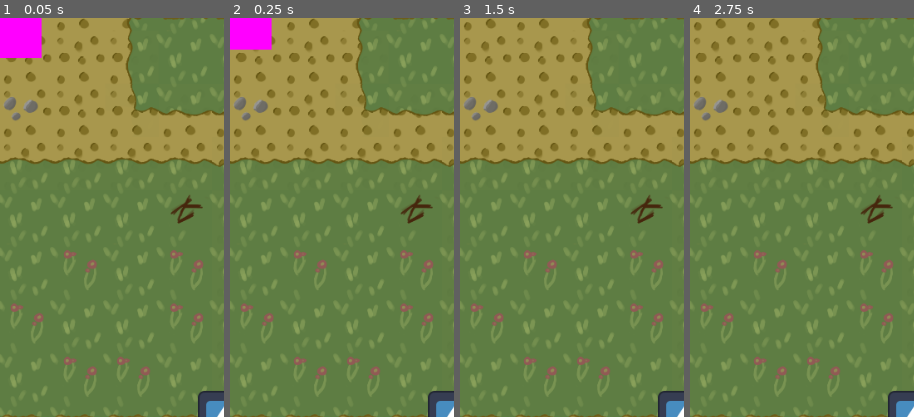
Above: before the commit, frames 1-4 (left to right).
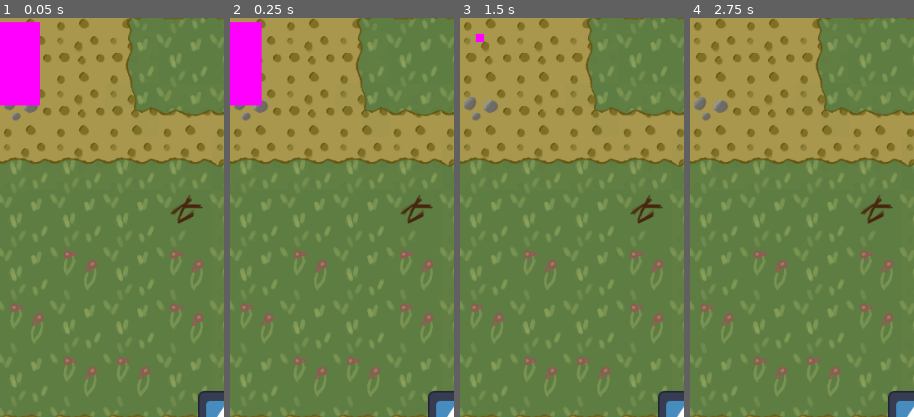
Above: after the commit, the same moments.

Repository: Solidwave/snowdragon
Game: Godot game, scene res://Scenes/Main/Main.tscn
Same seed, same stepped clock (60 frames per second), same inputs: the game is played once before the commit and once after it. The engine's default icon, where the game draws it, is replaced by a stand-in: a white triangle on a blue panel in a dark square.
Inputs (mouse positions are % of the whole screen's width and height, from its top left):
- Up to frame 1 (0.05 s): no input
- Up to frame 2 (0.25 s): no input
- Up to frame 3 (1.5 s): click (50, 79) at 0.5 s; click (50, 79) at 1.25 s
- Up to frame 4 (2.75 s): click (50, 79) at 2 s
The pictures show only the part of the screen within x 0-50%, y 0-50%; the shares and areas given below are measured in that part.

The runs differ from the first frame. In frame 1, 2.4% of the frame differs, in the area x 0-19%, y 0-23%; in frame 2, 2.6%; in frame 3, less than 0.1%; in frame 4, nothing differs.

Commit message:
feat  :enemy  hitbox connected to weapon's

Diff:
--- a/Scenes/Enemy/Enemy.tscn
+++ b/Scenes/Enemy/Enemy.tscn
@@ -29,8 +29,10 @@
 shape = SubResource("RectangleShape2D_nh12v")
 
 [node name="HealthComponent" parent="." instance=ExtResource("5_851v2")]
+maxHealth = 40
 
-[node name="HitboxComponent" parent="." groups=["Enemy"] instance=ExtResource("6_dhfle")]
+[node name="HitboxComponent" parent="." node_paths=PackedStringArray("health_component") groups=["Enemy"] instance=ExtResource("6_dhfle")]
+health_component = NodePath("../HealthComponent")
 
 [node name="CollisionShape2D2" type="CollisionShape2D" parent="HitboxComponent"]
 position = Vector2(0.0999996, -5.72204e-07)
--- a/Scenes/HitboxComponent/HitBoxComponent.gd
+++ b/Scenes/HitboxComponent/HitBoxComponent.gd
@@ -5,5 +5,7 @@
 @export var health_component : HealthComponent
 
 func damage(attack: Attack):
+	print('gotme')
 	if health_component:
+		print('gotme')
 		health_component.damage(attack)
--- a/Scenes/Main/Main.tscn
+++ b/Scenes/Main/Main.tscn
@@ -9,6 +9,12 @@
 [node name="TileMap" parent="." instance=ExtResource("1_o50do")]
 layer_0/tile_data = PackedInt32Array(589817, 327681, 7, 589818, 393217, 3, 589819, 327681, 3, 589820, 393217, 4, 589821 …(13022 unchanged characters)…
 
+[node name="Enemy2" parent="." instance=ExtResource("3_72nrt")]
+scale = Vector2(1, 1)
+
 [node name="Enemy" parent="." instance=ExtResource("3_72nrt")]
 
 [node name="Player" parent="." instance=ExtResource("1_0kp0s")]
+
+[node name="Enemy3" parent="." instance=ExtResource("3_72nrt")]
+scale = Vector2(1, 1)
--- a/Scenes/Weapon/Attacking.gd
+++ b/Scenes/Weapon/Attacking.gd
@@ -1,6 +1,6 @@
 extends State
 @onready var animation_player = $"../../AnimationPlayer"
-@onready var weapon = $"../.."
+@onready var weapon : Weapon = $"../.."
 @onready var weapon_sprite = $"../../WeaponSprite"
 
 @onready var targeting_area = $"../../TargetingArea"
@@ -21,3 +21,9 @@
 func _on_targeting_area_area_exited(area):
 	if area == weapon.target:
 		Transitioned.emit(self, "weaponidle")
+
+
+func _on_pivot_area_entered(area):
+	if area is HitboxComponent and area.is_in_group(weapon.targetGroup):
+		print(area.get_parent().name)
+		area.damage(weapon.attack)
--- a/Scenes/Weapon/weapon.tscn
+++ b/Scenes/Weapon/weapon.tscn
@@ -80,7 +80,7 @@
 [node name="Pivot" type="Area2D" parent="."]
 rotation = 0.359538
 
-[node name="CollisionShape2D" type="CollisionShape2D" parent="Pivot"]
+[node name="Hitbox" type="CollisionShape2D" parent="Pivot"]
 position = Vector2(-0.1, -7.1)
 scale = Vector2(1, 1)
 shape = SubResource("RectangleShape2D_i4fus")
@@ -112,5 +112,6 @@
 [node name="WeaponAttacking" type="Node" parent="StateMachine"]
 script = ExtResource("4_ilhi6")
 
+[connection signal="area_entered" from="Pivot" to="StateMachine/WeaponAttacking" method="_on_pivot_area_entered"]
 [connection signal="area_entered" from="TargetingArea" to="StateMachine/WeaponIdle" method="_on_targeting_area_area_entered"]
 [connection signal="area_exited" from="TargetingArea" to="StateMachine/WeaponAttacking" method="_on_targeting_area_area_exited"]
--- a/Scripts/State/StateMachine.gd
+++ b/Scripts/State/StateMachine.gd
@@ -9,7 +9,6 @@
 var currentState : 	State
 
 func _ready():
-	print(get_children())
 	for child in get_children():
 		if child is State:
 			states[child.name.to_lower()] = child
@@ -19,7 +18,6 @@
 		currentState = initialState
 
 func _process(delta):
-	print(currentState.name)
 	if currentState:
 		currentState.Update(delta)
 
